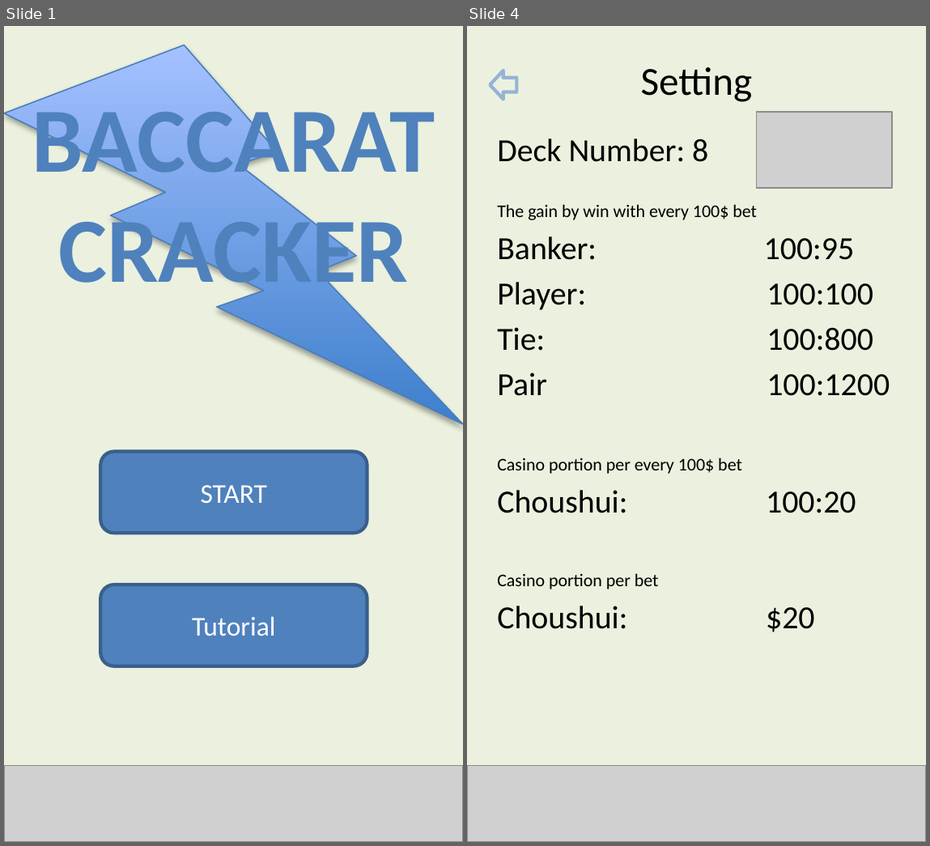
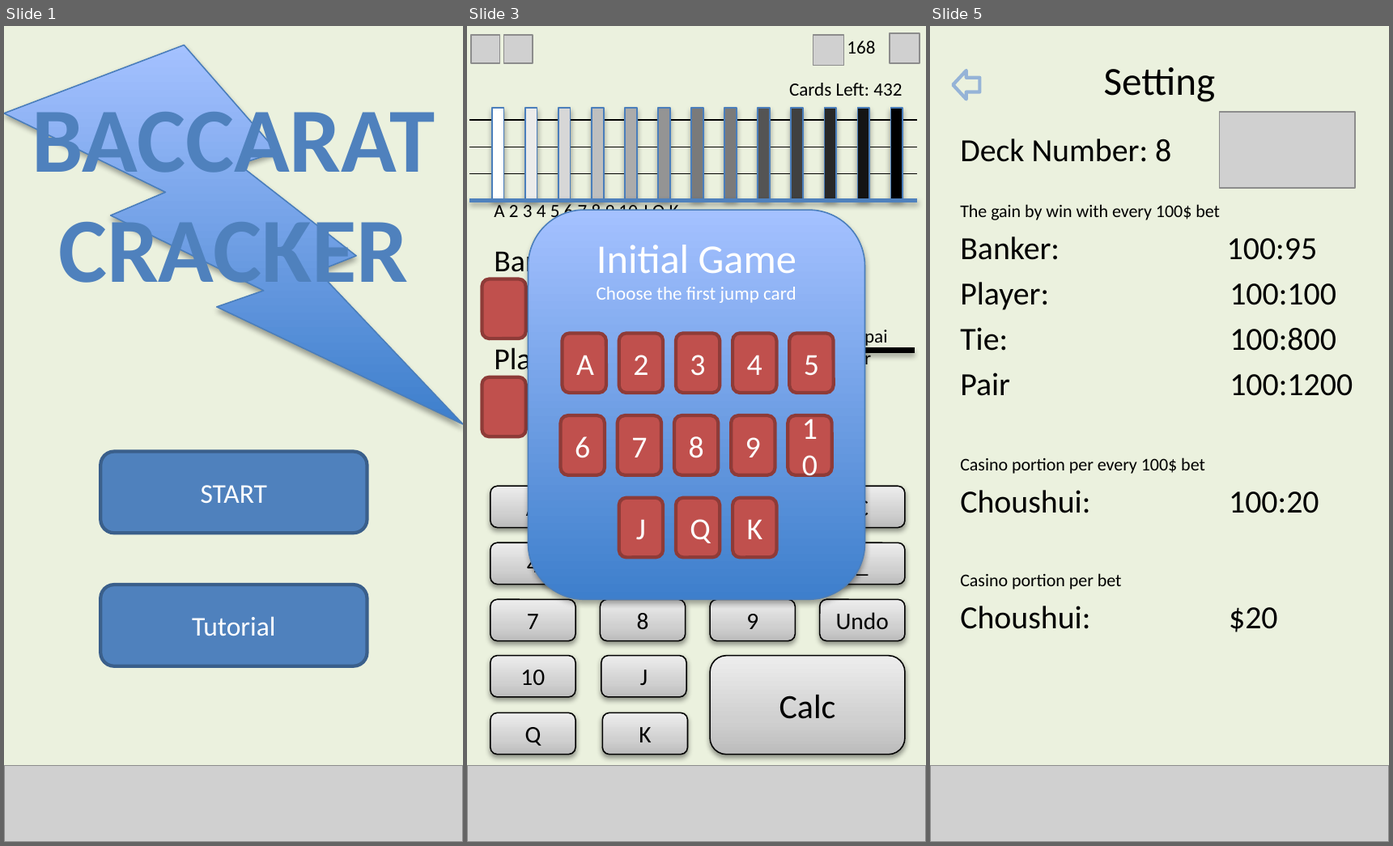
Before and after one commit to ertrue/iOS-BCRT-Cracker, a slide deck: UIDesign.pptx. Shown side by side, each under a label of ours: slides 1 and 4 before the commit, slides 1, 3 and 5 after it; the slides between them are not shown. The pictures are 930x846 and 1393x846 pixels, drawn with LibreOffice and Linux fonts; fonts in the diff are those of the drawing; grey boxes stand for pictures. Boxes give left, top, right and bottom in pixels: in the first picture for what was removed or moved away, otherwise in the second. Text is boxed around its words. In the diff, an @@ line names an element or a change of style, - is before the commit and + after.

```diff
--- a/UIDesign.pptx
+++ b/UIDesign.pptx
@@ slide 3 added at [467,26,926,842], background #EBF1DE @@
@@ picture added at [471,35,499,62] @@
@@ picture added at [503,35,532,62] @@
@@ picture added at [814,35,844,65] @@
@@ text added at [847,41,875,54], 11 pt, text #000000 @@
+168
@@ picture added at [890,33,920,64] @@
@@ group added at [469,83,917,222]: 13 rectangles, 4 lines, 2 texts @@
+A 2 3 4 5 6 7 8 9 10 J Q K
+Cards Left: 432
@@ text added at [752,254,837,255], 16 pt, text #000000 @@
+Predict:
@@ group added at [494,246,915,361]: 4 texts, 1 line @@
+Banker
+Player
+Tie
+pair
@@ group added at [482,236,635,437]: 6 rounded rectangles, 2 texts, 2 lines @@
+Banker:
+Player:
@@ group added at [529,210,865,599]: 14 rounded rectangles @@
+Initial Game
+Choose the first jump card
+A
+2
+3
+4
+5
+6
+7
+8
+9
+10
+J
+Q
+K
@@ group added at [490,487,905,756]: 17 rounded rectangles @@
+4
+5
+6
+_
+A
+2
+3
+C
+7
+8
+9
+Undo
+10
+J
+Calc
+Q
+K
@@ picture added at [467,767,926,842] @@
@@ what was slide 4 is now slide 5 @@
```
Also in this commit, not shown: 3 slides changed, 1 other slide added.
